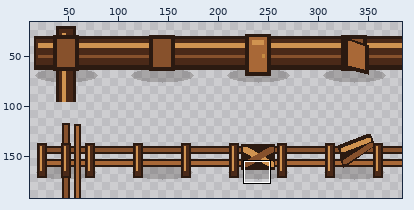
Pixel-art file -- assets/source/aseprite/objects/placeables_96/connected_barriers_preview.aseprite. Above: a wide view before the commit, with the close-up outlined.
Close-up. Before the commit:
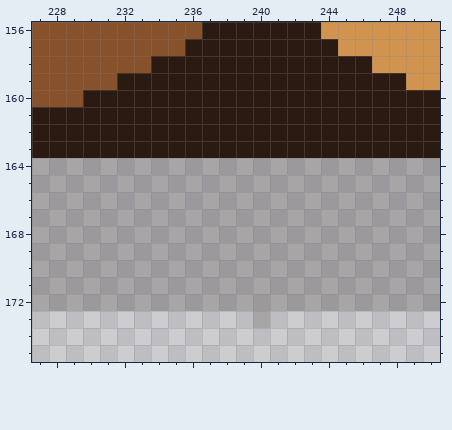
384x192 pixels, 1 frame. Shown: x 227..250, y 156..175. The wide view leaves out empty margins. The commit also changed other parts of the picture, which this record leaves out.
Once edited:
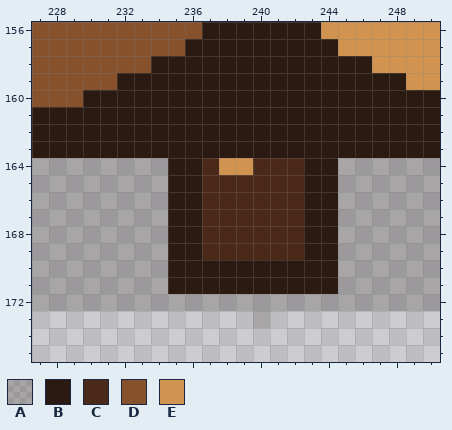
Palette (. is transparent): A #1b120d37  B #2b1a11  C #4a2918  D #87512c  E #d09350
The edit:
Colour A becomes colour B in rows 164 to 169 at x 235 to 236 and 243 to 244; in rows 170 to 171 at x 235 to 244.
Colour A becomes colour C in row 164 at x 237 and 240 to 242; in rows 165 to 169 at x 237 to 242.
Colour A becomes colour E in row 164 at x 238 to 239.
Where, in picture pixels (left, top, right, bottom), the same in both close-ups:
changed: (168, 158, 338, 294)
